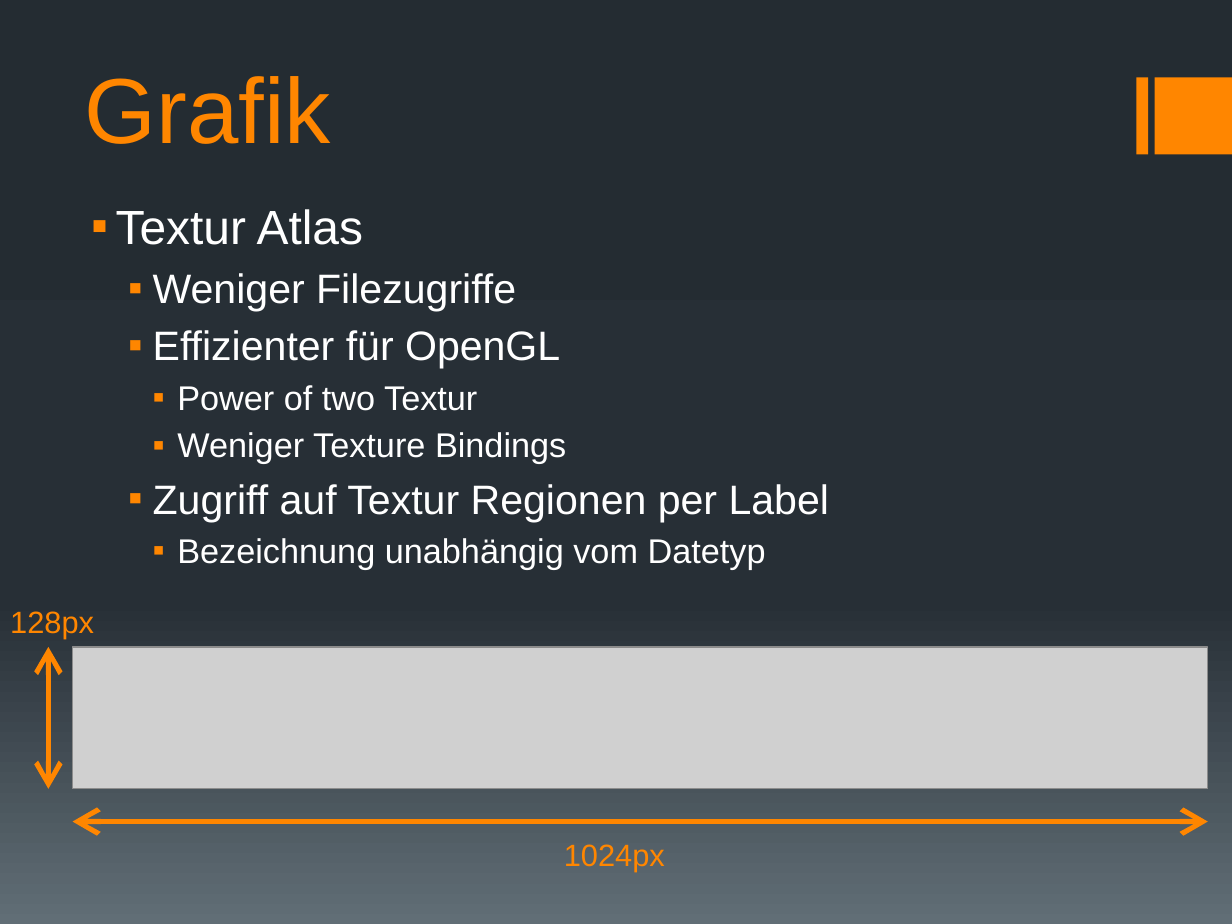
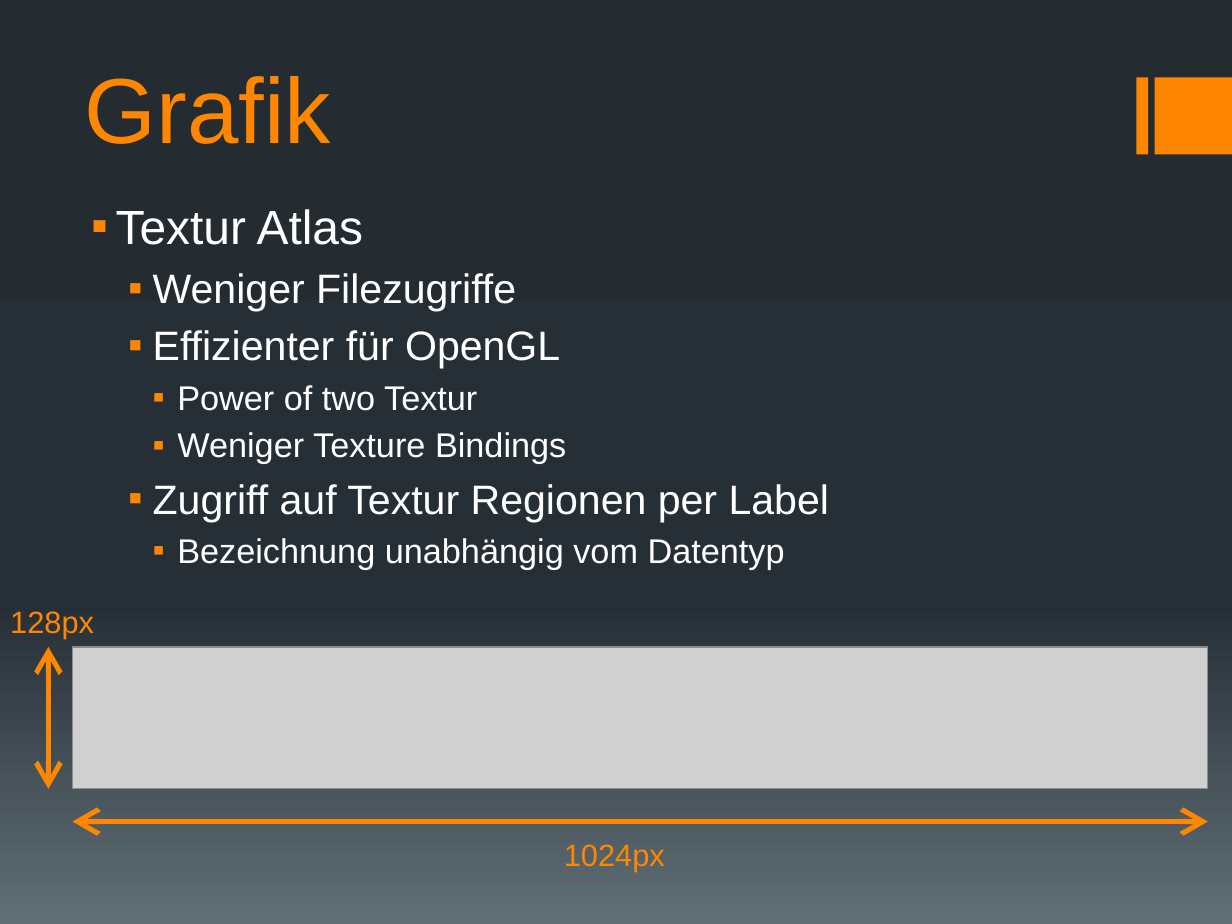
Before and after one commit to docker-apps/Docker, a slide deck: slide 17 of Documents/Design/Design_Präsentation_v1.pptx. Drawn at 1232x924 pixels with LibreOffice and Linux fonts; fonts in the diff are those of the drawing; grey boxes stand for pictures. Boxes give left, top, right and bottom in pixels: in the first picture for what was removed or moved away, otherwise in the second. Text is boxed around its words. In the diff, an @@ line names an element or a change of style, - is before the commit and + after.

```diff
--- a/Documents/Design/Design_Präsentation_v1.pptx
+++ b/Documents/Design/Design_Präsentation_v1.pptx
@@ text at <box>177,538,785,569</box>: text changed @@
-    ▪ Bezeichnung unabhängig vom Datetyp
+    ▪ Bezeichnung unabhängig vom Datentyp
```
Also in this commit, not shown: 1 other slide changed.
